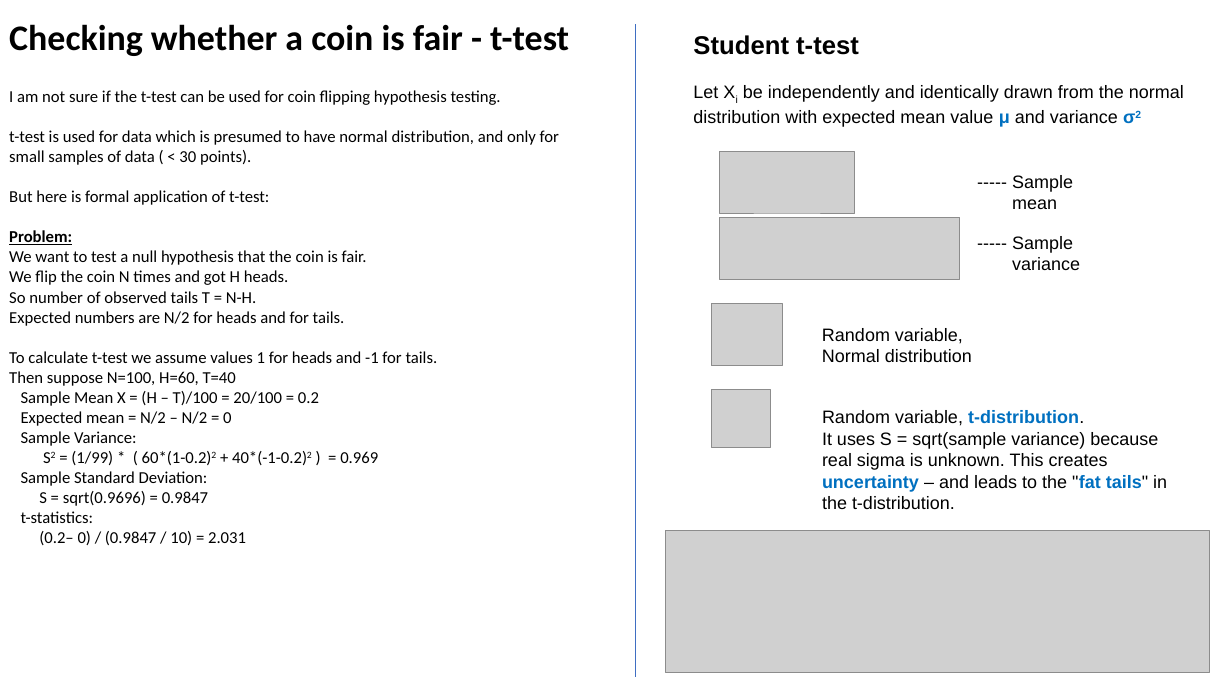
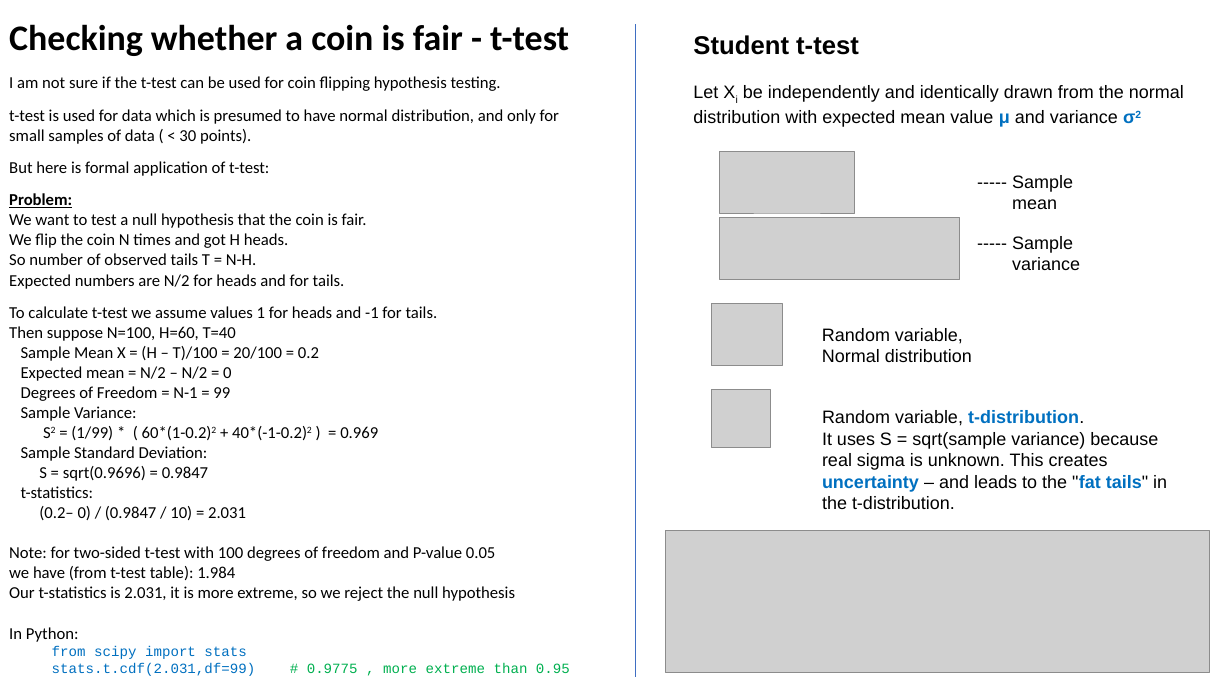
Before and after one commit to lselector/ml_ai_doc, a slide deck: slide 7 of statistics_02_binomial_distribution.pptx. Drawn at 1232x693 pixels with LibreOffice and Linux fonts; fonts in the diff are those of the drawing; grey boxes stand for pictures. Boxes give left, top, right and bottom in pixels: in the first picture for what was removed or moved away, otherwise in the second. Text is boxed around its words. In the diff, an @@ line names an element or a change of style, - is before the commit and + after.

Commit message:
statistics files

```diff
--- a/statistics_02_binomial_distribution.pptx
+++ b/statistics_02_binomial_distribution.pptx
@@ text at (21, 386, 230, 401): paragraph added @@
+Degrees of Freedom = N-1 = 99
@@ text at (9, 546, 570, 676): paragraphs added @@
+Note: for two-sided t-test with 100 degrees of freedom and P-value 0.05
+we have (from t-test table): 1.984
+Our t-statistics is 2.031, it is more extreme, so we reject the null hypothesis
+In Python:
+from scipy import stats
+stats.t.cdf(2.031,df=99) # 0.9775 , more extreme than 0.95
```
Also in this commit, not shown: 3 other slides changed, 3 other files.
